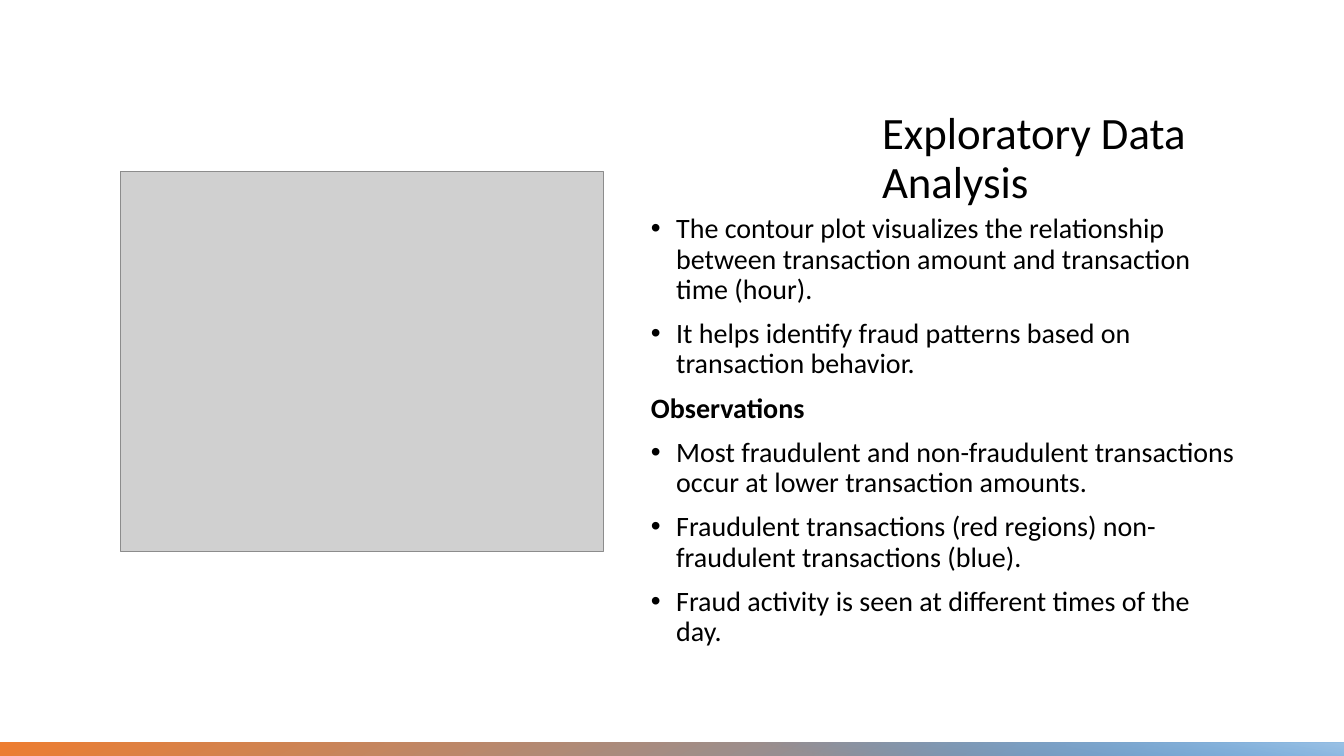
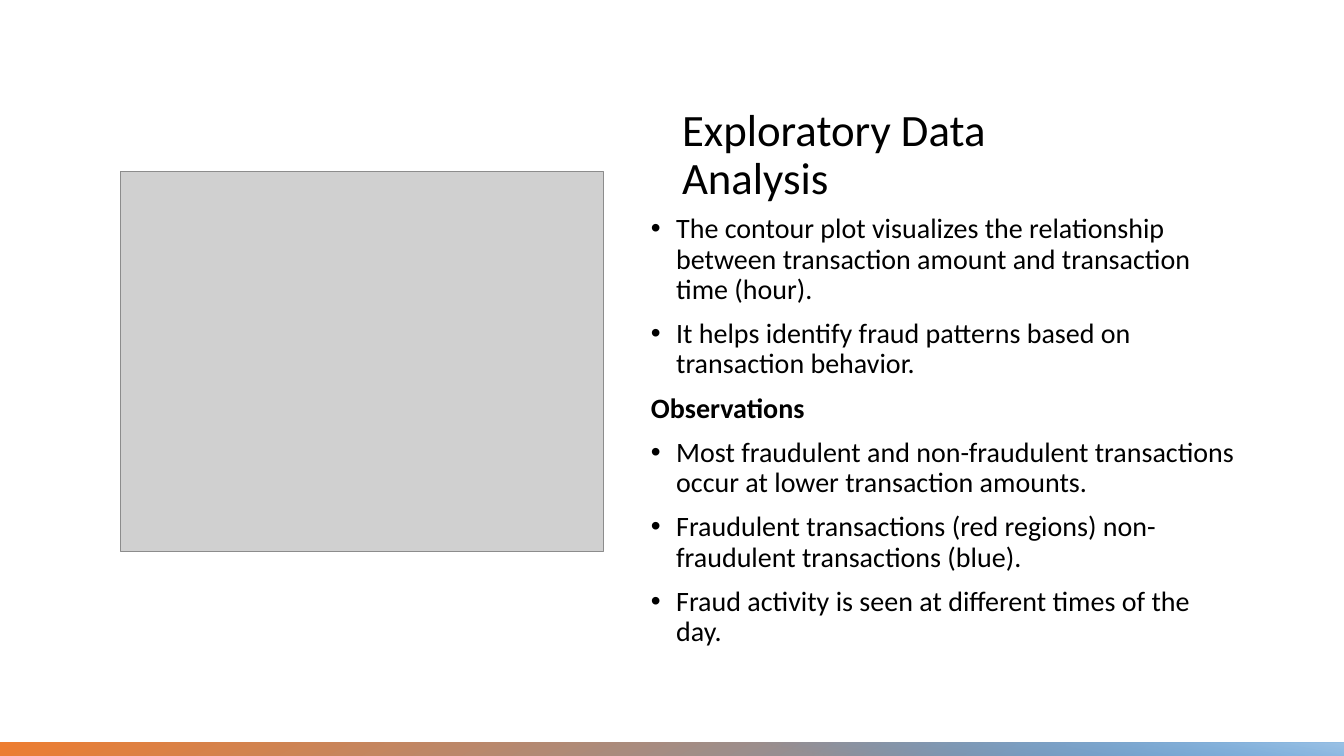
Before and after one commit to nbakhati/DSCI-2025-Team-C, a slide deck: slide 9 of EDA_TeamC.pptx. Drawn at 1344x756 pixels with LibreOffice and Linux fonts; fonts in the diff are those of the drawing; grey boxes stand for pictures. Boxes give left, top, right and bottom in pixels: in the first picture for what was removed or moved away, otherwise in the second. Text is boxed around its words. In the diff, an @@ line names an element or a change of style, - is before the commit and + after.

```diff
--- a/EDA_TeamC.pptx
+++ b/EDA_TeamC.pptx
@@ title "Exploratory Data Analysis": place and size @@
-title "Exploratory Data Analysis" at (882, 118, 1186, 206)
+title "Exploratory Data Analysis" at (682, 115, 986, 202)
```
